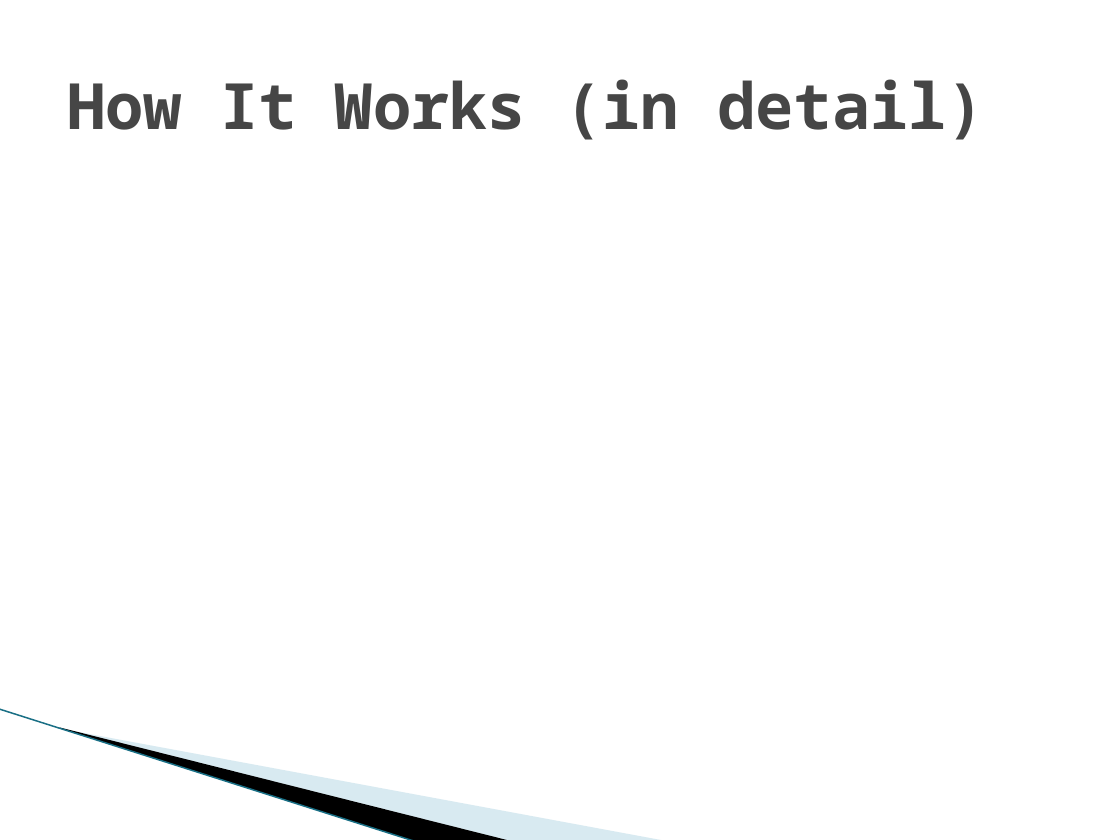
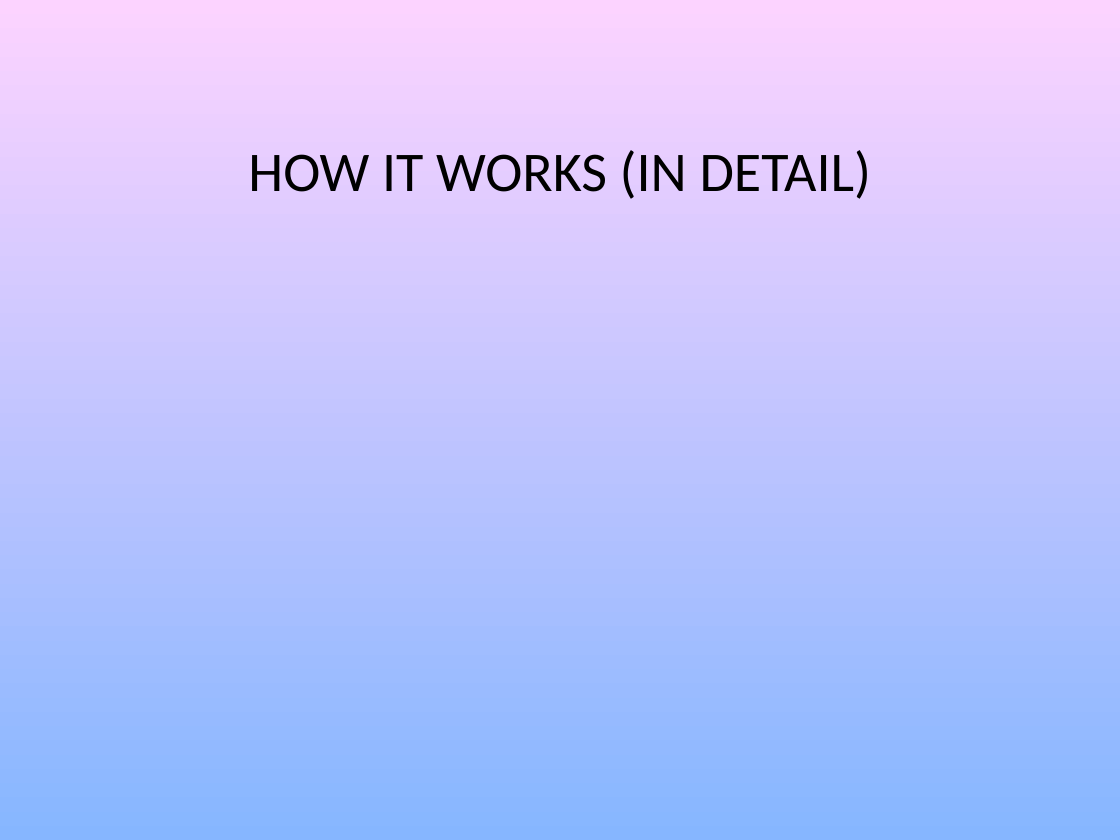
Before and after one commit to KRcpl88/EV3, a slide deck: slide 6 of Documents/2017/Desalination PP.pptx. Drawn at 1120x840 pixels with LibreOffice and Linux fonts; fonts in the diff are those of the drawing; background and template pictures are left out. Boxes give left, top, right and bottom in pixels: in the first picture for what was removed or moved away, otherwise in the second. Text is boxed around its words. In the diff, an @@ line names an element or a change of style, - is before the commit and + after.

```diff
--- a/Documents/2017/Desalination PP.pptx
+++ b/Documents/2017/Desalination PP.pptx
@@ background #FFFFFF to picture (left out) @@
@@ title at (x1=248, y1=150, x2=872, y2=199): text changed; size 41 to 36 pt; font Noto Sans Mono to Calibri; text colour #464646 to #000000; bold off @@
-How It Works (in detail)
+HOW IT WORKS (IN DETAIL)
@@ freeform shape removed at (x1=87, y1=613, x2=553, y2=790) @@
@@ freeform shape removed at (x1=0, y1=709, x2=459, y2=812) @@
@@ line removed from (0, 709) to (416, 840) @@
```
Also in this commit, not shown: 4 other slides changed, 1 slide added, 1 slide removed.
